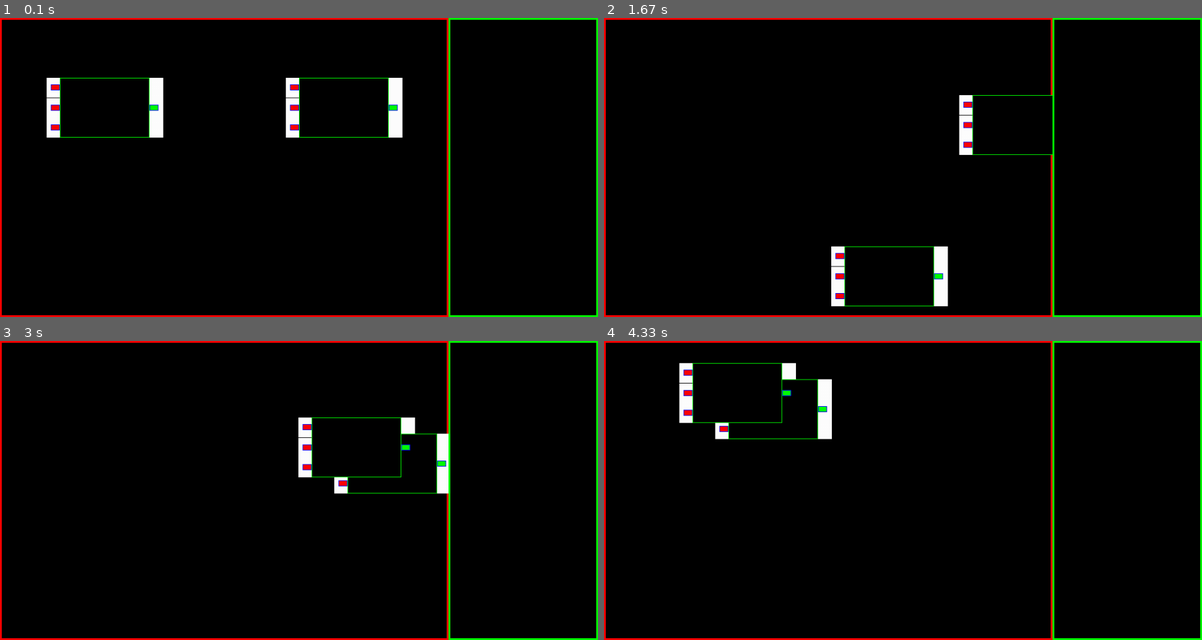
Above: before the commit, frames 1-4 (two rows, left to right).
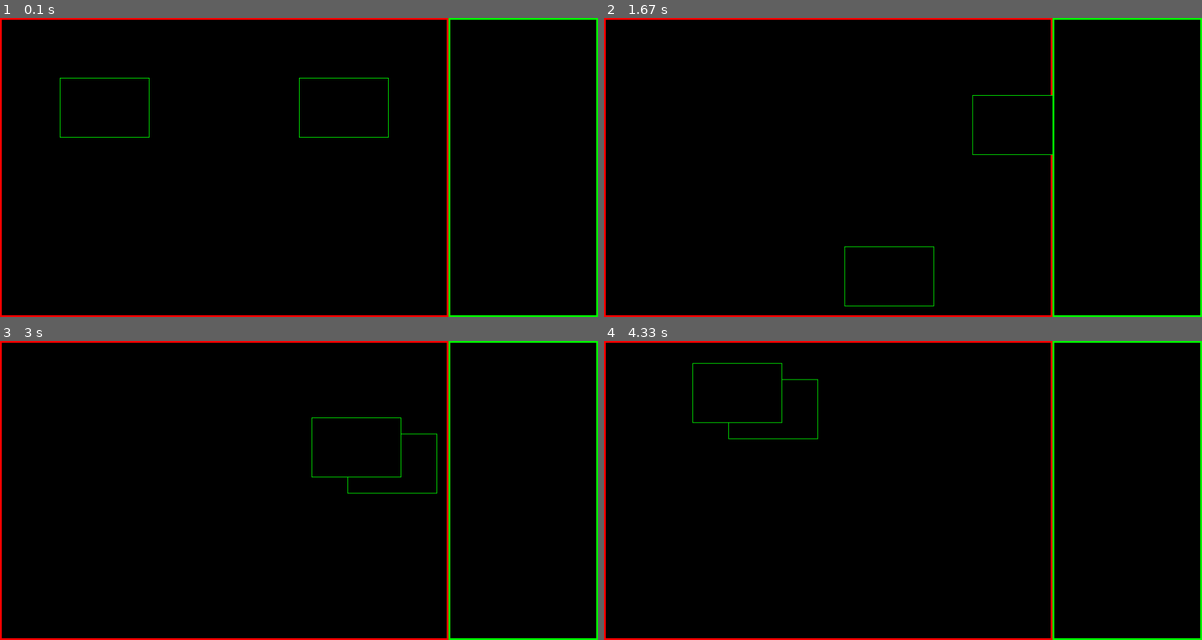
Above: after the commit, the same moments.

Repository: Valdymarych/PythonTest
Game: pygame game, started from Nodes.py
Same seed, same stepped clock (60 frames per second), same inputs: the game is played once before the commit and once after it.
Inputs (mouse positions are in pixels of both pictures, inside the frame that each line leads up to):
- Up to frame 1 (0.1 s): no input
- Up to frame 2 (1.67 s): press the mouse at (705, 107) at 0.37 s; move the mouse to (795, 95) at 0.47 s; release the mouse at (879, 83) at 0.6 s; press the mouse at (705, 107) at 0.7 s; move the mouse to (831, 173) at 0.8 s; release the mouse at (956, 242) at 0.93 s; press the mouse at (1178, 242) at 1.03 s; move the mouse to (1088, 182) at 1.13 s; release the mouse at (998, 125) at 1.27 s; press the mouse at (1130, 221) at 1.37 s; move the mouse to (1010, 248) at 1.47 s; release the mouse at (891, 275) at 1.6 s
- Up to frame 3 (3 s): press the mouse at (287, 598) at 1.7 s; move the mouse to (179, 541) at 1.8 s; release the mouse at (77, 481) at 1.93 s; press the mouse at (77, 481) at 2.03 s; move the mouse to (269, 538) at 2.13 s; release the mouse at (466, 598) at 2.27 s; press the mouse at (466, 598) at 2.37 s; move the mouse to (454, 532) at 2.47 s; release the mouse at (448, 463) at 2.6 s; press the mouse at (412, 448) at 2.7 s; move the mouse to (382, 448) at 2.8 s; release the mouse at (358, 448) at 2.93 s
- Up to frame 4 (4.33 s): press the mouse at (998, 463) at 3.03 s; move the mouse to (861, 478) at 3.13 s; release the mouse at (723, 493) at 3.27 s; press the mouse at (687, 475) at 3.37 s; move the mouse to (747, 529) at 3.47 s; release the mouse at (801, 586) at 3.6 s; press the mouse at (801, 586) at 3.7 s; move the mouse to (885, 559) at 3.8 s; release the mouse at (974, 532) at 3.93 s; press the mouse at (974, 532) at 4.03 s; move the mouse to (855, 463) at 4.13 s; release the mouse at (735, 391) at 4.27 s

The runs differ from the first frame. In frame 1, 1.8% of the frame differs, in the area x 7-68%, y 20-40%; in frame 2, 1.4%; in frame 3, 1.1%; in frame 4, 1.2%.

Commit message:
очистив все

Diff:
--- a/Nodes.py
+++ b/Nodes.py
@@ -7,128 +7,27 @@
         self.connectorHeight=10
         self.impactWidth=30
 
-        self.connectorRect=Rect(0,0,self.connectorWidth,self.connectorHeight)
-
-        self.inputConnectorsCount=3
-        self.outputConnectorsCount=1
-
-        self.inputConnectorsSplit=self.rectDraw.height/self.inputConnectorsCount-self.connectorHeight
-        self.outputConnectorsSplit=self.rectDraw.height/self.outputConnectorsCount-self.connectorHeight
-
-        self.inputConnectors=[]
-        self.outputConnectors=[]
-        self.allConnectors=[]
-
-        for i in range(self.inputConnectorsCount):
-            connectorRect=Rect(0,(i+0.5)*self.inputConnectorsSplit+i*self.connectorHeight,self.connectorWidth,self.connectorHeight)
-            self.inputConnectors.append(Connector(connectorRect,[],"in"))
-            self.addView(self.inputConnectors[-1])
-        for i in range(self.outputConnectorsCount):
-            connectorRect=Rect(self.rectDraw.width+self.connectorWidth,(i+0.5)*self.outputConnectorsSplit+i*self.connectorHeight,self.connectorWidth,self.connectorHeight)
-            self.outputConnectors.append(Connector(connectorRect,[],"out"))
-            self.addView(self.outputConnectors[-1])
-
-        self.allConnectors=self.inputConnectors+self.outputConnectors
     def updateSelf(self,events):
         pass
 
-    def drawPost(self,surface):
-        for post in self.posts:
-            if post in self.allConnectors:
-                post.draw(surface)
-            else:
-                post.draw(self.surface)
 
     def drawSelf(self):
         self.surface.fill((0,0,0,0))
         draw.rect(self.surface,(0,0,0),self.rectDraw)
         draw.rect(self.surface,(0,255,0),self.rectDraw,1)
 
+
 class NodeSpace(Map):
     def __init__(self,rect,magnetic,background,border):
         super(NodeSpace, self).__init__(rect,magnetic,background,border)
-        def painterConnectionNoReady(surface,connOut,end):
-            draw.line(surface,(255,255,255),connOut.rect.center,end)
-        def painterConnectionReady(surface,connOut,connIn):
-            draw.line(surface,(255,255,255),connOut.rect.center,connIn.rect.center)
-        self.painterConnectionReady=painterConnectionReady
-        self.createConn=False
-        self.createConnConnector=None
-        self.createConnConnection=Connection(painterConnectionNoReady)
+
 
 
     def updateSelf(self,events):
         update=True
-        mPos=events["mousePos"]
-        mPos=[mPos[0]-self.absoluteRect.x,mPos[1]-self.absoluteRect.y]
-        if "downMouse" in events.keys() and events["downMouse"].button==1:
-            if not any([post.rect.collidepoint(mPos) for post in self.posts]):
-                for post in self.posts:
-                    for conn in post.outputConnectors:
-                        if conn.impactZone.collidepoint(events["mousePos"]):
-                            update=False
-                            self.createConn=True
-                            self.createConnConnector=conn
-                            self.createConnConnection.setArgs(self.createConnConnector,mPos)
-                            self.addFigure(self.createConnConnection)
-        if "clickMouse" in events.keys() and events["clickMouse"].button==1:
-            if self.createConn:
-
-                if not any([post.rect.collidepoint(mPos) for post in self.posts]):
-                    for post in self.posts:
-                        for conn in post.inputConnectors:
-                            if conn.impactZone.collidepoint(events["mousePos"]):
-                                self.addFigure(Connection(self.painterConnectionReady,self.createConnConnector,conn))
-
-                self.createConn=False
-                self.createConnConnector=None
-                self.removeFigure(self.createConnConnection)
-        print(len(self.figures))
-        if self.createConn:
-            self.createConnConnection.setArgs(self.createConnConnector,mPos)
         if update:
             super(NodeSpace, self).updateSelf(events)
 
-
-
-
-    def drawSelf(self):
-        super(NodeSpace, self).drawSelf()
-        for post in self.posts:
-            for conn in post.allConnectors:
-                draw.rect(self.surface,(255,255,255),conn.impactZone)
-
-class Connector(View):
-    def __init__(self,rect,magnetic,type):
-        super(Connector, self).__init__(rect,magnetic)
-        self.type=type
-        self.node=None
-        self.startRect=self.rect
-        self.impactZone=self.rect
-    def drawSelf(self):
-        if self.node!=None:
-            if self.type=="in":
-                draw.rect(self.surface,(255,0,0),self.rectDraw)
-            if self.type=="out":
-                draw.rect(self.surface,(0,255,0),self.rectDraw)
-            draw.rect(self.surface,(0,0,255),self.rectDraw,1)
-
-
-    def updateSelf(self,events):
-        if self.node!=None:
-            self.move([self.startRect[0]+self.node.rect[0]-self.rect.width,self.startRect[1]+self.node.rect[1]])
-            self.impactZone=self.rect.inflate(self.node.impactWidth-self.rect.width,self.node.inputConnectorsSplit if self.type=="in" else self.node.outputConnectorsSplit)
-
-    def move(self,topleft):
-        super(Connector, self).move(topleft)
-
-    def added(self,view):
-        super(Connector, self).added(view)
-        self.node=view
-
-class Connection(Figure):
-    def __init__(self,painter,*args):
-        super(Connection, self).__init__(painter,*args)
 
 def nodeAdapter():
     return Container(Rect(0,0,100,100),[],[155,155,0],[3,[0,0,255]])
